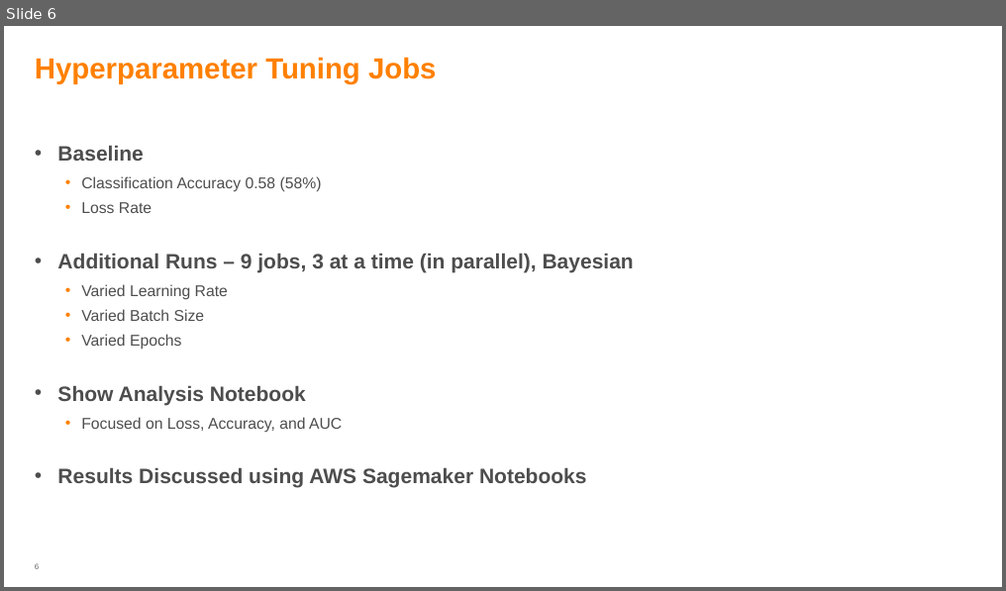
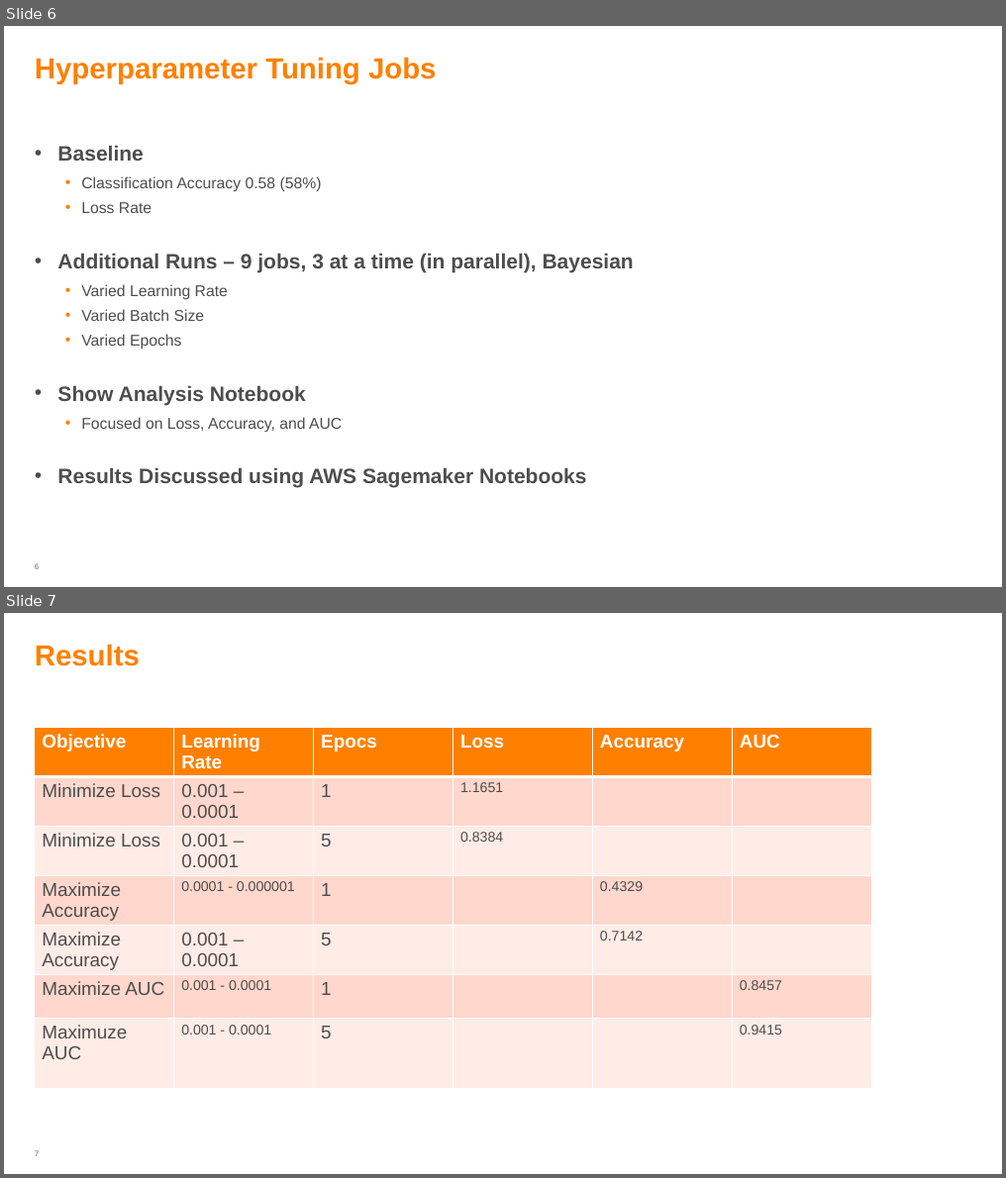
Before and after one commit to vineet85/AWSDeepLearningModelTuning, a slide deck: hyperparameter-tuning.pptx. Shown one above the other, each under a label of ours: slide 6 before the commit, slides 6 and 7 after it. The pictures are 1006x591 and 1006x1178 pixels, drawn with LibreOffice and Linux fonts; fonts in the diff are those of the drawing; background and template pictures are left out. Boxes give left, top, right and bottom in pixels: in the first picture for what was removed or moved away, otherwise in the second. Text is boxed around its words. In the diff, an @@ line names an element or a change of style, - is before the commit and + after.

Commit message:
Updated ppt

```diff
--- a/hyperparameter-tuning.pptx
+++ b/hyperparameter-tuning.pptx
@@ slide 7 added at bbox=[4, 613, 1002, 1174], background #FFFFFF @@
@@ title added at bbox=[35, 644, 140, 666], 28 pt, text #FF8000, bold @@
+Results
@@ table added at bbox=[35, 728, 870, 1063], 7 rows, 6 columns @@
+Objective | Learning Rate | Epocs | Loss | Accuracy | AUC
+Minimize Loss | 0.001 – 0.0001 | 1 | 1.1651 |  | 
+Minimize Loss | 0.001 – 0.0001 | 5 | 0.8384 |  | 
+Maximize Accuracy | 0.0001 - 0.000001 | 1 |  | 0.4329 | 
+Maximize Accuracy | 0.001 – 0.0001 | 5 |  | 0.7142 | 
+Maximize AUC | 0.001 - 0.0001 | 1 |  |  | 0.8457
+Maximuze AUC | 0.001 - 0.0001 | 5 |  |  | 0.9415
@@ page number added at bbox=[35, 1151, 39, 1157], 7.5 pt, text #666666 @@
+7
```
